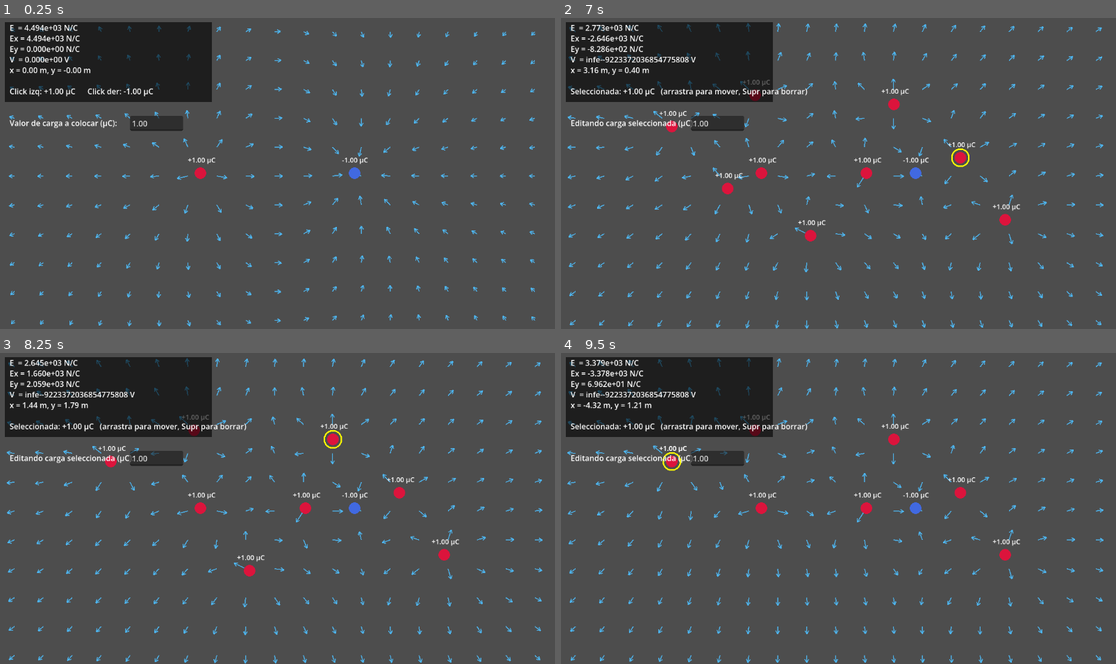
Above: before the commit, frames 1-4 (two rows, left to right).
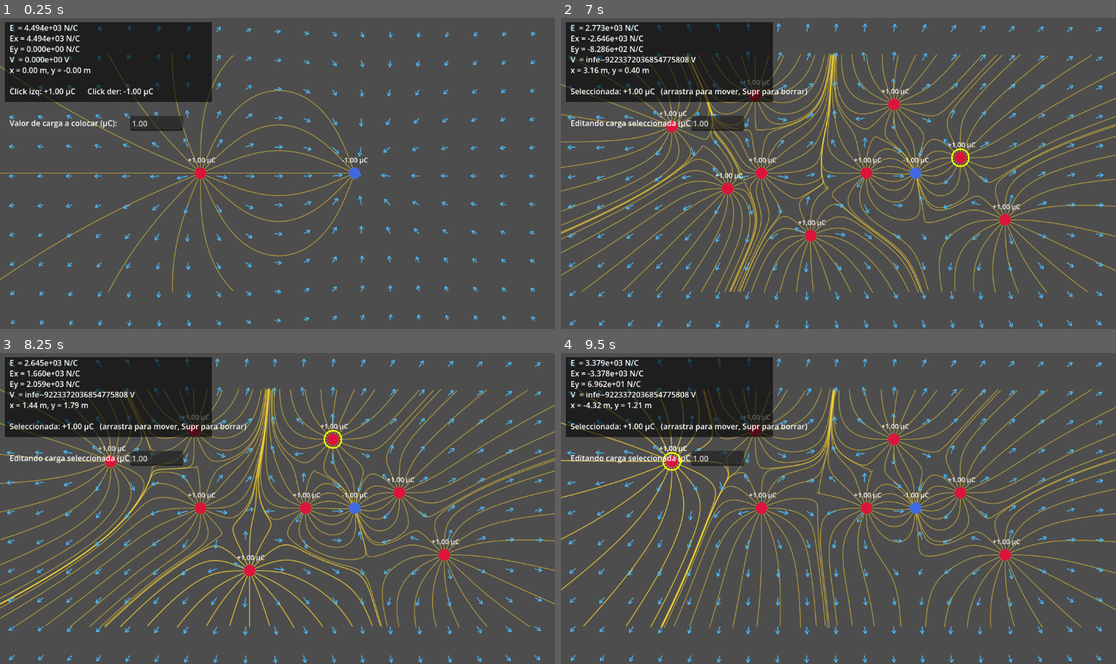
Above: after the commit, the same moments.

Repository: DiegoFernandezCarv/SimuladorCamposElectricos
Game: Godot game, scene res://scenes/Main.tscn
The game is run twice, just before and just after one commit, with the same random seed, the same clock (stepped at 60 frames per second) and the same inputs.
Inputs (mouse positions are in pixels of both pictures, inside the frame that each line leads up to):
- Up to frame 1 (0.25 s): no input
- Up to frame 2 (7 s): tap Enter at 0.5, 2, 3.5 s; move the mouse to (960, 157) at 0.52 s; tap Delete every 1.5 s from 0.6 to 6.6 s; click (960, 157) at 0.67 s; tap Space at 1.25, 2.75, 4.25 s; drag from (727, 189) to (810, 235) at 1.27 s; move the mouse to (894, 105) at 2.02 s; click (894, 105) at 2.17 s; drag from (810, 235) to (672, 126) at 2.77 s; move the mouse to (1005, 220) at 3.52 s; click (1005, 220) at 3.67 s; drag from (672, 126) to (755, 95) at 4.27 s; move the mouse to (866, 173) at 5.02 s; click (866, 173) at 5.17 s; drag from (755, 95) to (727, 189) at 5.77 s; move the mouse to (960, 157) at 6.52 s; click (960, 157) at 6.67 s
- Up to frame 3 (8.25 s): drag from (166, 524) to (249, 570) at 7.27 s; move the mouse to (333, 440) at 8.02 s; tap Delete at 8.1 s; click (333, 440) at 8.17 s
- Up to frame 4 (9.5 s): drag from (810, 570) to (672, 461) at 8.77 s

The runs differ from the first frame. In frame 1, 1.6% of the frame differs, in the area x 0-64%, y 11-89%; in frame 2, 8.5%, in the area x 0-100%, y 11-89%; in frame 3, 8.3%; in frame 4, 7.0%.

Commit message:
Generador de lineas de campo añadido

Diff:
--- a/electric_field_simulator/scenes/Main.tscn
+++ b/electric_field_simulator/scenes/Main.tscn
@@ -1,20 +1,20 @@
-[gd_scene load_steps=2 format=3]
+[gd_scene format=3 uid="uid://ctb02e6dv55dg"]
 
-[ext_resource type="Script" path="res://scripts/main.gd" id="1"]
+[ext_resource type="Script" uid="uid://3tasbo7awvxy" path="res://scripts/main.gd" id="1"]
 
-[node name="Main" type="Node2D"]
+[node name="Main" type="Node2D" unique_id=143497976]
 script = ExtResource("1")
 
-[node name="UI" type="CanvasLayer" parent="."]
+[node name="UI" type="CanvasLayer" parent="." unique_id=452183324]
 
-[node name="ChargeValueLabel" type="Label" parent="UI"]
+[node name="ChargeValueLabel" type="Label" parent="UI" unique_id=1991628889]
 offset_left = 20.0
 offset_top = 208.0
 offset_right = 260.0
 offset_bottom = 234.0
 text = "Valor de carga a colocar (µC):"
 
-[node name="ChargeValueInput" type="LineEdit" parent="UI"]
+[node name="ChargeValueInput" type="LineEdit" parent="UI" unique_id=1686430503]
 offset_left = 270.0
 offset_top = 205.0
 offset_right = 380.0
--- a/electric_field_simulator/scripts/main.gd
+++ b/electric_field_simulator/scripts/main.gd
@@ -28,15 +28,27 @@
 var next_charge_uC: float = 1.0      # magnitud (µC) para la próxima carga a colocar
 var selected_charge: Charge = null   # carga actualmente seleccionada (o null)
 var dragging: bool = false
+var field_lines: Array = []
 
 func _ready() -> void:
 	# Dipolo de ejemplo para empezar a experimentar (sección 52, Experimento 2)
 	charges.append(Charge.new(Vector2(-2, 0), PhysicsConstants.MICRO))
 	charges.append(Charge.new(Vector2(2, 0), -PhysicsConstants.MICRO))
+	_recompute_field_lines()
 
 	charge_value_input.text = "%.2f" % next_charge_uC
 	charge_value_input.text_changed.connect(_on_charge_value_changed)
 	charge_value_input.text_submitted.connect(_on_charge_value_submitted)
+
+## Recalcula las líneas de campo. NO se llama cada frame por rendimiento
+## (trazar 16 líneas × N cargas × hasta 800 pasos en cada _process sería
+## costoso); solo cuando el usuario suelta el drag o cambia algo.
+func _recompute_field_lines() -> void:
+	var margin: float = 1.0  # metros de margen fuera de pantalla
+	var top_left: Vector2 = screen_to_world(Vector2.ZERO) - Vector2(margin, margin)
+	var bottom_right: Vector2 = screen_to_world(get_viewport_rect().size) + Vector2(margin, margin)
+	var bounds: Rect2 = Rect2(top_left, bottom_right - top_left).abs()
+	field_lines = FieldLineGenerator.generate_field_lines(charges, bounds)
 
 func _process(_delta: float) -> void:
 	mouse_world_pos = screen_to_world(get_local_mouse_position())
@@ -67,6 +79,7 @@
 
 func _on_charge_value_submitted(_new_text: String) -> void:
 	charge_value_input.release_focus()
+	_recompute_field_lines()
 
 func _unhandled_input(event: InputEvent) -> void:
 	if event is InputEventMouseButton:
@@ -94,7 +107,8 @@
 		else:
 			if event.button_index == MOUSE_BUTTON_LEFT:
 				dragging = false
-
+				if selected_charge != null:
+					_recompute_field_lines()
 	elif event is InputEventScreenTouch and event.pressed:
 		# Soporte táctil básico para Android (sección 29): un toque = carga positiva
 		var world_pos: Vector2 = screen_to_world(event.position)
@@ -150,6 +164,7 @@
 
 # ---------- Dibujo ----------
 func _draw() -> void:
+	_draw_field_lines()
 	_draw_field_grid()
 	_draw_charges()
 	_draw_info_panel()
@@ -229,6 +244,16 @@
 		var y_pos: float = 28.0 + i * LINE_HEIGHT_PX
 		draw_string(ThemeDB.fallback_font, Vector2(20, y_pos), lines[i], HORIZONTAL_ALIGNMENT_LEFT, -1, 16)
 
+## Dibuja las líneas de campo pre-calculadas (sección 11)
+func _draw_field_lines() -> void:
+	var color: Color = Color(1.0, 0.85, 0.2, 0.55)
+	for line in field_lines:
+		var screen_points: PackedVector2Array = PackedVector2Array()
+		for world_point in line:
+			screen_points.append(world_to_screen(world_point))
+		if screen_points.size() > 1:
+			draw_polyline(screen_points, color, 1.5, true)
+
 ## Formatea el valor de una carga en µC con signo explícito, ej: "+1.50 µC"
 func _format_charge_label(value_uC: float) -> String:
 	if value_uC >= 0.0:
--- /dev/null
+++ b/electric_field_simulator/scripts/physics/field_lines.gd
@@ -0,0 +1,74 @@
+class_name FieldLineGenerator
+extends RefCounted
+
+## Genera y traza líneas de campo eléctrico (sección 11 del documento).
+## Las líneas nacen en cada carga POSITIVA (una física real: el campo
+## eléctrico "sale" de las cargas positivas) y terminan al:
+##   - acercarse a una carga negativa (son "absorbidas"),
+##   - salir del área visible de la simulación,
+##   - o alcanzar el número máximo de pasos (evita loops infinitos cuando
+##     solo hay cargas positivas y la línea nunca encuentra un sumidero).
+
+const LINES_PER_CHARGE: int = 16   # cuántas líneas salen de cada carga positiva
+const START_RADIUS: float = 0.08   # (m) distancia inicial desde la carga
+const STEP_SIZE: float = 0.06      # (m) paso de integración, sección 11: r(n+1) = r(n) + h*Ê
+const MAX_STEPS: int = 800         # límite de seguridad por línea
+const ABSORB_RADIUS: float = 0.12  # (m) distancia a una carga negativa para "terminar" ahí
+
+## Genera todas las líneas de campo para el conjunto de cargas actual.
+## world_bounds: Rect2 en metros (coordenadas del mundo físico) que define
+## el área visible; las líneas se cortan al salirse de este rectángulo.
+## Devuelve un Array de PackedVector2Array (cada una es una línea, en metros).
+static func generate_field_lines(charges: Array, world_bounds: Rect2) -> Array:
+	var lines: Array = []
+
+	for charge in charges:
+		if charge.q <= 0.0:
+			continue  # las líneas solo nacen en cargas positivas
+
+		for i in range(LINES_PER_CHARGE):
+			var angle: float = i * TAU / LINES_PER_CHARGE
+			var dir: Vector2 = Vector2(cos(angle), sin(angle))
+			var start: Vector2 = charge.position + dir * START_RADIUS
+			var line: PackedVector2Array = _trace_line(charges, start, world_bounds)
+			if line.size() > 1:
+				lines.append(line)
+
+	return lines
+
+## Traza una sola línea de campo a partir de un punto inicial, siguiendo
+## la dirección del campo eléctrico en cada paso (sección 11).
+static func _trace_line(charges: Array, start: Vector2, world_bounds: Rect2) -> PackedVector2Array:
+	var points: PackedVector2Array = PackedVector2Array()
+	points.append(start)
+
+	var pos: Vector2 = start
+
+	for step in range(MAX_STEPS):
+		var field: Vector2 = ElectricFieldEngine.total_field(charges, pos)
+		var magnitude: float = field.length()
+
+		# Campo prácticamente nulo (ej. punto de equilibrio entre cargas iguales,
+		# sección 21 Prueba 3): no hay dirección clara, se detiene la línea.
+		if magnitude < 1e-6:
+			break
+
+		var direction: Vector2 = field / magnitude
+		pos += direction * STEP_SIZE
+		points.append(pos)
+
+		if not world_bounds.has_point(pos):
+			break
+
+		if _is_absorbed(charges, pos):
+			break
+
+	return points
+
+## True si el punto está lo bastante cerca de una carga negativa como para
+## considerar que la línea termina ahí.
+static func _is_absorbed(charges: Array, pos: Vector2) -> bool:
+	for charge in charges:
+		if charge.q < 0.0 and pos.distance_to(charge.position) < ABSORB_RADIUS:
+			return true
+	return false
Not shown, added: electric_field_simulator/scripts/physics/field_lines.gd.uid
